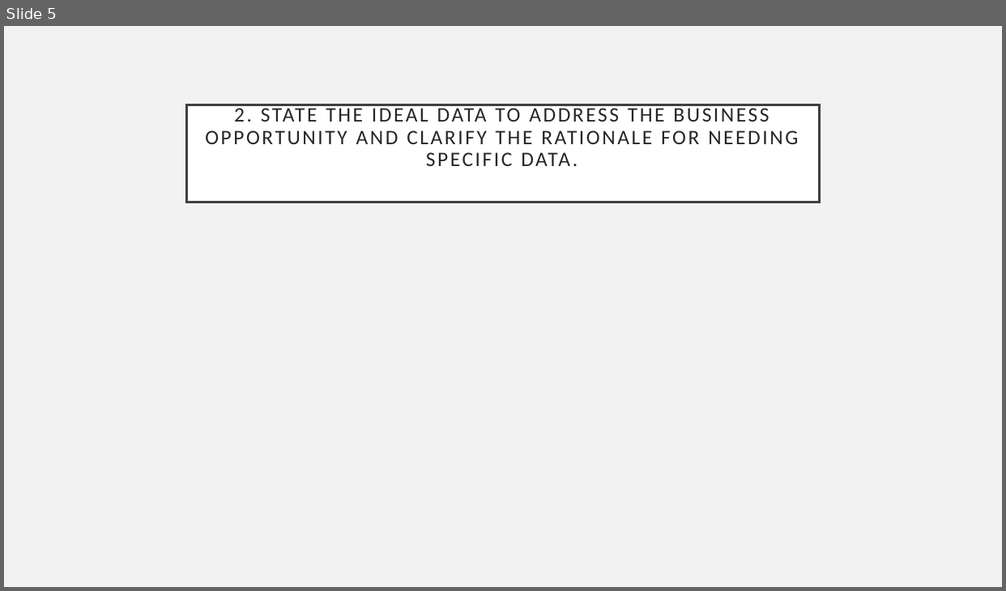
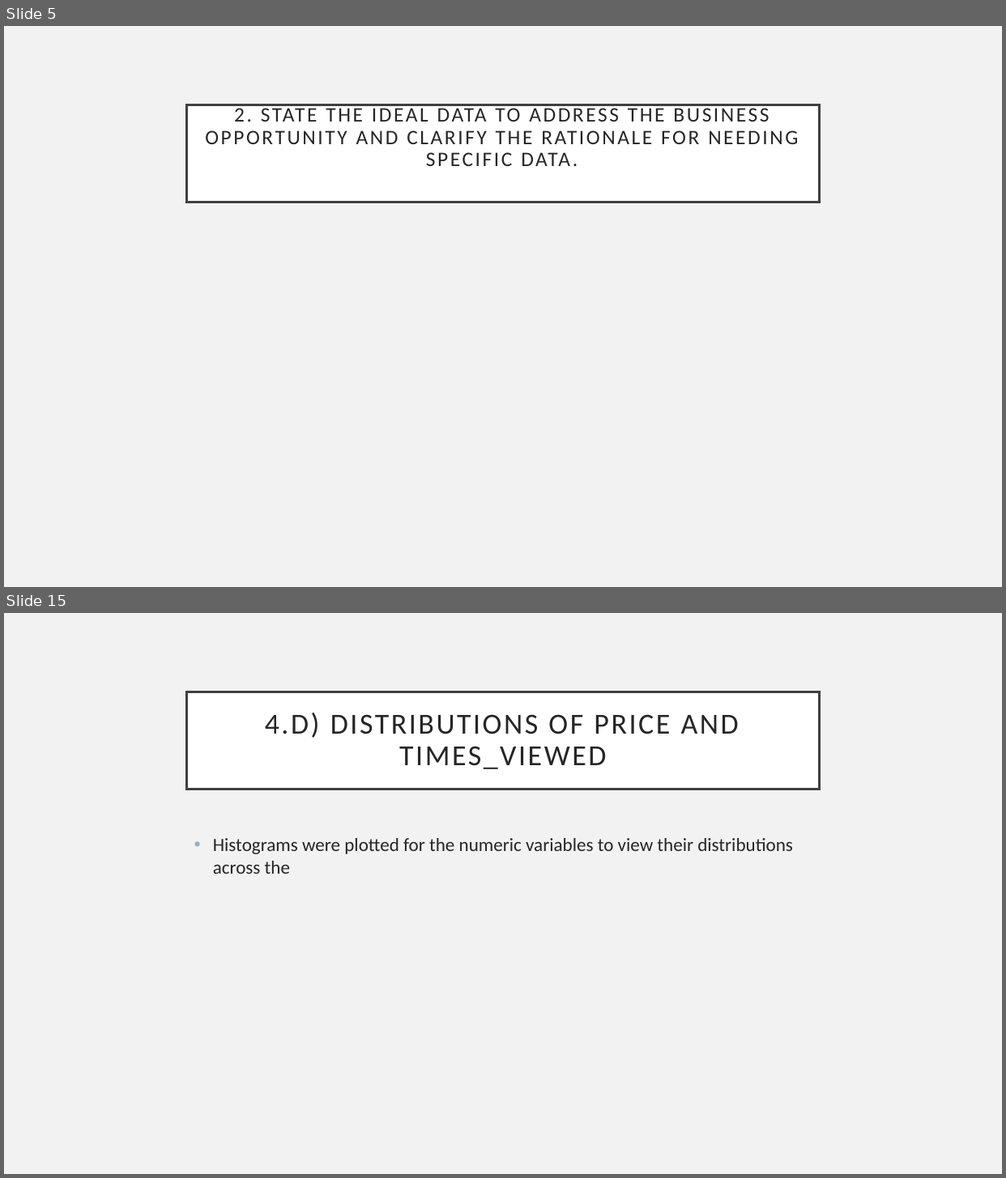
Before and after one commit to richardcure/capstone, a slide deck: Part 1 Data Investigation/AAVAiL Revenue Prediction - Data Investigation Summary.pptx. Shown one above the other, each under a label of ours: slide 5 before the commit, slides 5 and 15 after it; the slides between them are not shown. The pictures are 1006x591 and 1006x1178 pixels, drawn with LibreOffice and Linux fonts; fonts in the diff are those of the drawing. Boxes give left, top, right and bottom in pixels: in the first picture for what was removed or moved away, otherwise in the second. Text is boxed around its words. In the diff, an @@ line names an element or a change of style, - is before the commit and + after.

```diff
--- a/Part 1 Data Investigation/AAVAiL Revenue Prediction - Data Investigation Summary.pptx
+++ b/Part 1 Data Investigation/AAVAiL Revenue Prediction - Data Investigation Summary.pptx
@@ slide 15 added at (4,613,1002,1174), background #F2F2F2 @@
@@ title added at (187,692,819,789), fill #FFFFFF, outline #404040 2.5 pt, 28 pt, text #262626 @@
+4.D) DISTRIBUTIONS OF PRICE AND TIMES_VIEWED
@@ text added at (213,838,793,874), 18 pt, text #262626 @@
+• Histograms were plotted for the numeric variables to view their distributions across the
```
Also in this commit, not shown: 2 slides changed, 7 other slides added, 1 slide removed, 12 other files.
